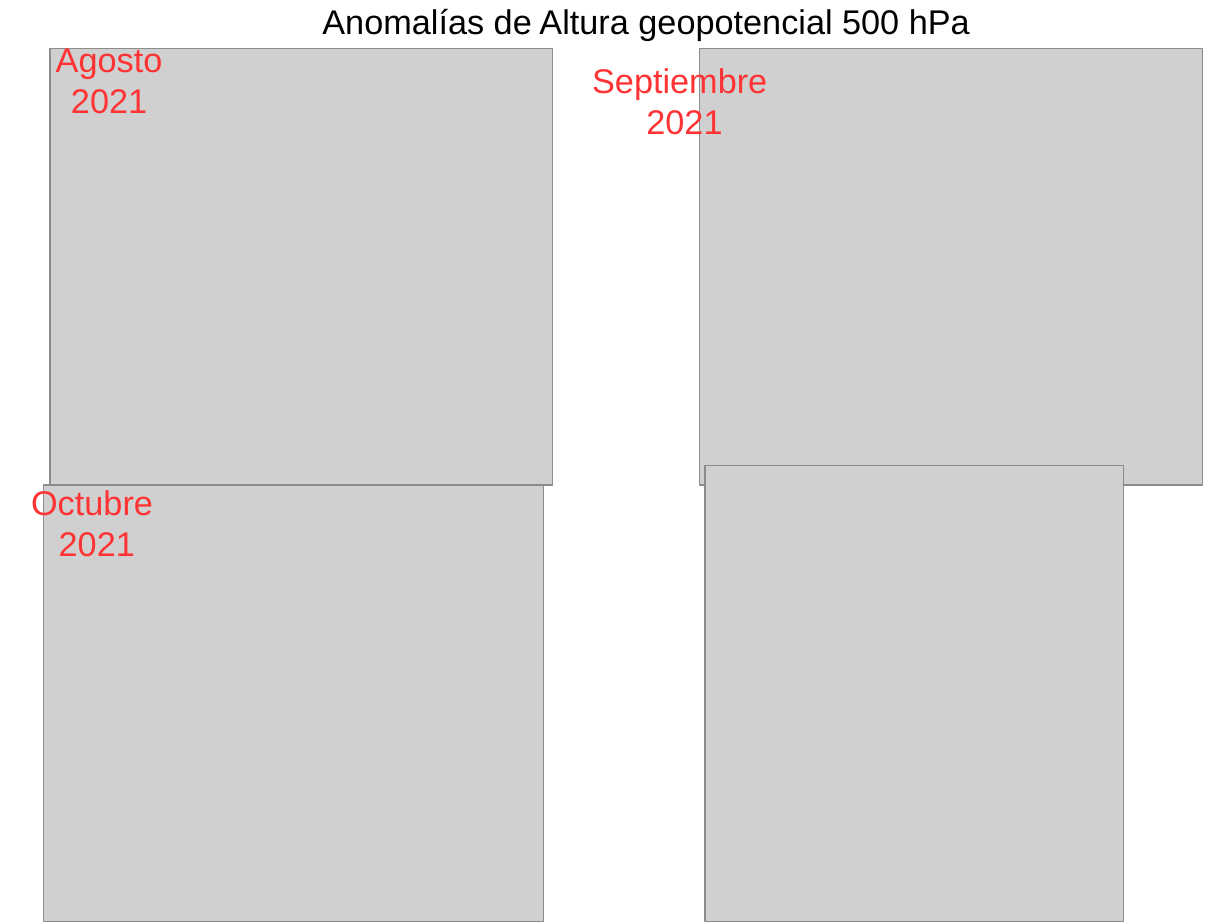
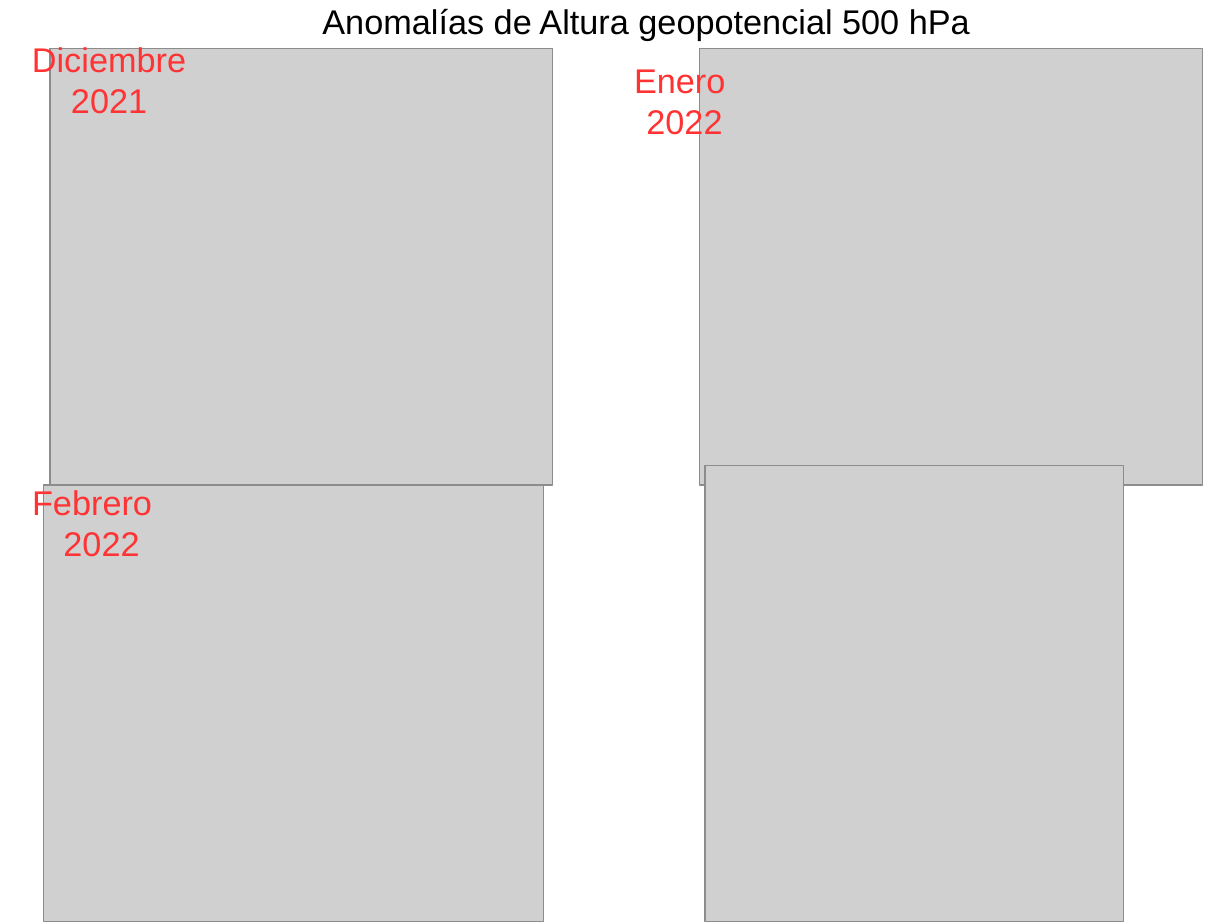
Before and after one commit to eliocamp/Reunion_Clima, a slide deck: slide 13 of presentacion.odp (slide 14 before the commit). Drawn at 1232x924 pixels with LibreOffice and Linux fonts; fonts in the diff are those of the drawing; grey boxes stand for pictures. Boxes give left, top, right and bottom in pixels: in the first picture for what was removed or moved away, otherwise in the second. Text is boxed around its words. In the diff, an @@ line names an element or a change of style, - is before the commit and + after.

```diff
--- a/presentacion.odp
+++ b/presentacion.odp
@@ text at box(32, 44, 186, 78): text changed @@
-Agosto
+Diciembre
@@ text at box(634, 65, 725, 141): text changed @@
-Septiembre
-2021
+Enero
+2022
@@ text at box(32, 488, 152, 557): text changed @@
-Octubre
-2021
+Febrero
+2022
```
Also in this commit, not shown: 10 other slides changed, 1 slide added, 1 slide removed, 1 other file.
